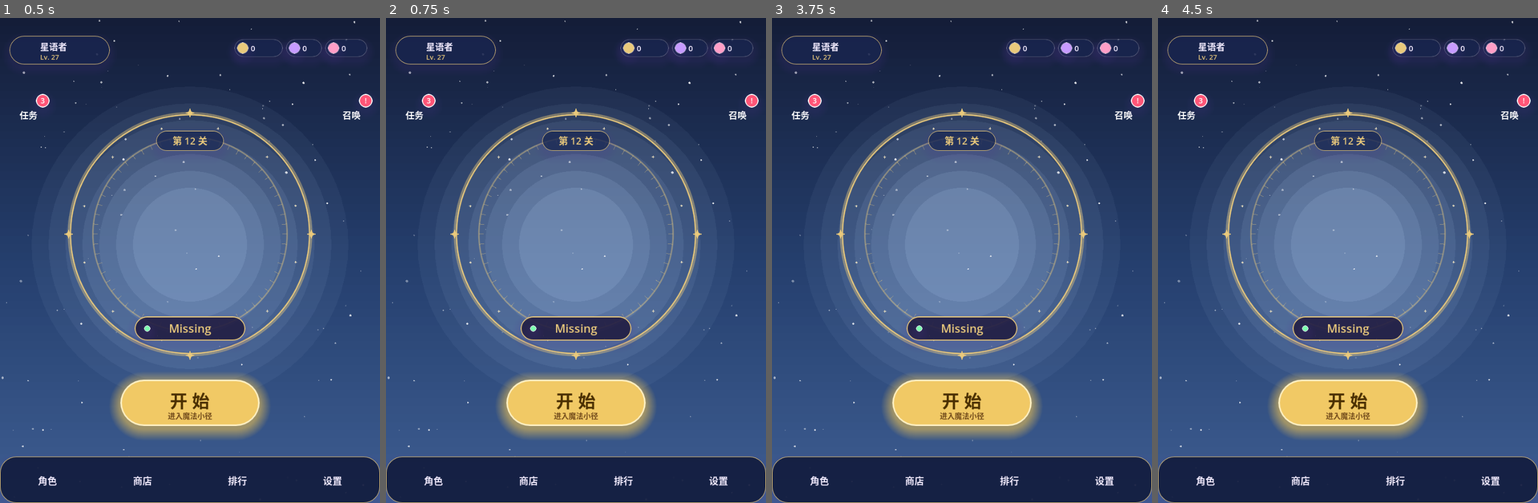
Above: before the commit, frames 1-4 (left to right).
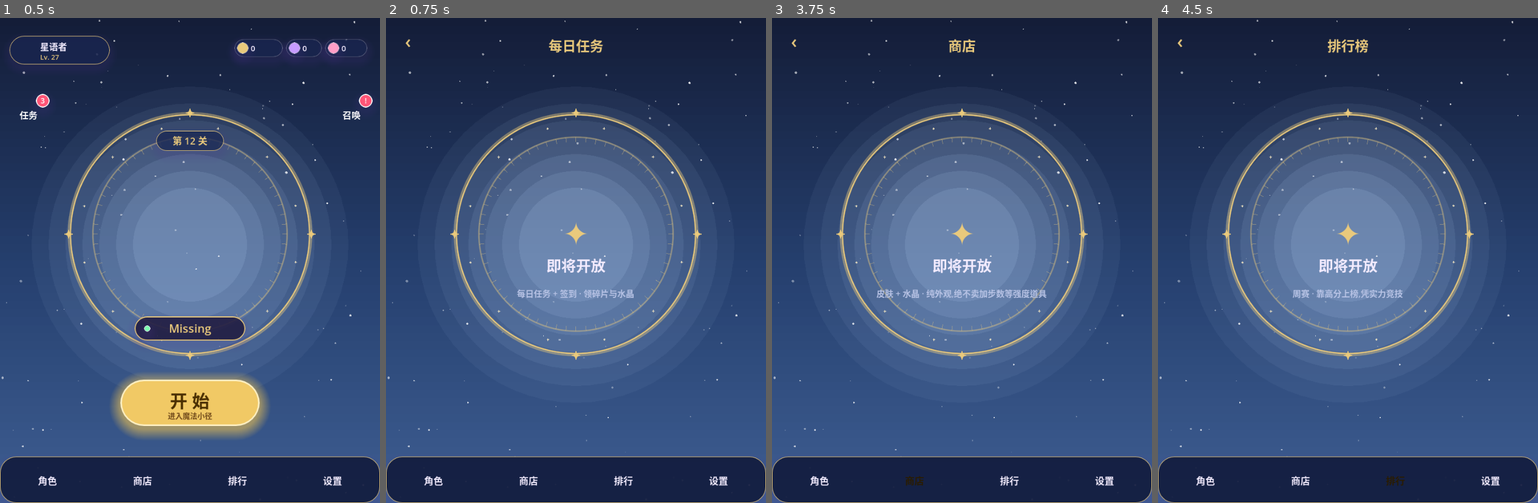
Above: after the commit, the same moments.

Repository: kumaloha/Polaris
Game: Godot game, scene res://main.tscn
The game is run twice, just before and just after one commit, with the same random seed, the same clock (stepped at 60 frames per second) and the same inputs.
Inputs (mouse positions are in pixels of both pictures, inside the frame that each line leads up to):
- Up to frame 1 (0.5 s): no input
- Up to frame 2 (0.75 s): click "任务" at 0.5 s
- Up to frame 3 (3.75 s): click (794, 42) at 1.25 s, where only the run after the commit has a clickable "‹"; click "角色" at 2 s; click "‹" at 2.75 s; click "商店" at 3.5 s
- Up to frame 4 (4.5 s): click "排行" at 4.25 s

Frame 1 is identical in both runs. In frame 2, 8.8% of the frame differs, in the area x 2-99%, y 3-87%; in frame 3, 9.0%, in the area x 2-99%, y 3-97%; in frame 4, 8.9%.

Commit message:
feat(ui): 收尾接线 — 商店/排行/任务占位屏 + 真·设置屏,消灭死按钮
占位屏 _show_placeholder(魔法阵+'即将开放'+副标+底部导航): 商店/排行(底栏)、任务(侧徽)全有去处。底部导航 4 项全接(角色/商店/排行/设置)+ 当前高亮,首页/占位/设置间可自由切换。

设置屏 _show_settings(真): 音乐/音效开关(持久化 meta.settings,音频接入后生效) + 语言(中文,英文待 i18n) + 版本 + 清除存档(确认弹窗→删 user://save.json+重置 meta+回首页)。meta_state 加 settings 字段 + 存/读档。

验证: 开关 true→false 且重载持久、清档后存档删除+owned/crystals 归零、设置/占位截图。至此全 app 导航无死按钮、无断点。GDScript 120 全绿。

Co-Authored-By: Claude Opus 4.8 <noreply@anthropic.com>

🤖 Generated with [Claude Code](https://claude.com/claude-code)

Diff:
--- a/godot/meta/meta_state.gd
+++ b/godot/meta/meta_state.gd
@@ -15,6 +15,7 @@
 var equipped_skill: String = "" # 当前装备的角色 id
 var history: Array = []          # 每局表现 [{won, stars}]，供个性化调度估技能
 var level_stars: Dictionary = {} # 关卡进度：关索引(str) -> 最佳星级，供关卡地图显示进度
+var settings: Dictionary = {"music": true, "sfx": true}   # 设置偏好(音频接入后生效)
 
 func _init() -> void:
 	enchant_page.resize(Enchants.SLOTS)
@@ -68,7 +69,7 @@
 	var d := {
 		"fragments": fragments, "crystals": crystals, "coins": coins,
 		"owned": owned, "enchant_page": enchant_page, "equipped_skill": equipped_skill,
-		"history": history, "level_stars": level_stars,
+		"history": history, "level_stars": level_stars, "settings": settings,
 	}
 	var f := FileAccess.open(SAVE_PATH, FileAccess.WRITE)
 	if f != null:
@@ -96,6 +97,10 @@
 	history = h if typeof(h) == TYPE_ARRAY else []   # 恢复历史→个性化调度跨会话累积(不重置)
 	var ls = d.get("level_stars", {})
 	level_stars = ls if typeof(ls) == TYPE_DICTIONARY else {}
+	var st = d.get("settings", {})
+	if typeof(st) == TYPE_DICTIONARY:
+		for k in st:
+			settings[k] = st[k]
 
 func _blank_page() -> Array:
 	var p := []
--- a/godot/ui/app.gd
+++ b/godot/ui/app.gd
@@ -84,7 +84,7 @@
 	_add_res_chips()
 
 	# 侧边徽章(任务/召唤)
-	_add_side_badge("任务", Color("ff7eb0"), Vector2(20, 150), "3", Callable())
+	_add_side_badge("任务", Color("ff7eb0"), Vector2(20, 150), "3", Callable(self, "_show_placeholder").bind("每日任务", "每日任务 + 签到 · 领碎片与水晶"))
 	var summon := _add_side_badge("召唤", Color("b88cf5"), Vector2(632, 150), "!", Callable(self, "_show_gacha"))
 	summon.tooltip_text = "召唤"
 
@@ -410,7 +410,12 @@
 	bar.size = Vector2(VIEW_W, 88)
 	bar.add_theme_stylebox_override("panel", _style(Color(0.07, 0.11, 0.24, 0.92), 30, C_GOLD, 1))
 	add_child(bar)
-	var items := [["角色", "character", Callable(self, "_show_character")], ["商店", "shop", Callable()], ["排行", "rank", Callable()], ["设置", "settings", Callable()]]
+	var items := [
+		["角色", "character", Callable(self, "_show_character")],
+		["商店", "shop", Callable(self, "_show_placeholder").bind("商店", "皮肤 + 水晶 · 纯外观,绝不卖加步数等强度道具")],
+		["排行", "rank", Callable(self, "_show_placeholder").bind("排行榜", "周赛 · 靠高分上榜,凭实力竞技")],
+		["设置", "settings", Callable(self, "_show_settings")],
+	]
 	var n := items.size()
 	var slot := VIEW_W / float(n)
 	for i in n:
@@ -769,6 +774,95 @@
 		parent.add_child(_label("★".repeat(s), Rect2(x - 42, y + sz * 0.5 - 2, 84, 18), 14, C_GOLD))
 
 
+# 占位屏(即将开放)：商店/排行/任务用，含底部导航可继续切换。
+func _show_placeholder(title: String, subtitle: String) -> void:
+	_clear()
+	_add_gradient_background(true)
+	var back := _round_button("‹", Rect2(18, 18, 48, 48))
+	back.z_index = 50
+	back.pressed.connect(Callable(self, "_show_home"))
+	add_child(back)
+	add_child(_label(title, Rect2(0, 32, VIEW_W, 40), 26, C_GOLD))
+	add_child(_label("✦", Rect2(0, 366, VIEW_W, 70), 60, C_GOLD))
+	add_child(_label("即将开放", Rect2(0, 448, VIEW_W, 40), 28, C_INK))
+	add_child(_label(subtitle, Rect2(50, 498, VIEW_W - 100, 48), 16, C_INK_DIM))
+	var key := "shop" if title.begins_with("商店") else ("rank" if title.begins_with("排行") else "")
+	_add_bottom_nav(key)
+
+
+# 设置屏：音乐/音效偏好(持久化) + 语言(暂中文) + 版本 + 清除存档。
+func _show_settings() -> void:
+	_clear()
+	_add_gradient_background(false)
+	var back := _round_button("‹", Rect2(18, 18, 48, 48))
+	back.z_index = 50
+	back.pressed.connect(Callable(self, "_show_home"))
+	add_child(back)
+	add_child(_label("设置", Rect2(0, 32, VIEW_W, 40), 26, C_GOLD))
+	_setting_row("音乐", "music", 168.0)
+	_setting_row("音效", "sfx", 248.0)
+	var lang := _dark_panel(Rect2(80, 328, 560, 64), 16, Color(1, 1, 1, 0.12), 1)
+	add_child(lang)
+	lang.add_child(_inner_label("语言", Rect2(22, 0, 200, 64), 19, C_INK, HORIZONTAL_ALIGNMENT_LEFT))
+	lang.add_child(_inner_label("中文(英文待接入)", Rect2(0, 0, 538, 64), 16, C_INK_DIM, HORIZONTAL_ALIGNMENT_RIGHT))
+	add_child(_label("魔法消除 · 开发版 v0.1", Rect2(0, 432, VIEW_W, 26), 15, C_INK_DIM))
+	var wipe := _button("清除存档", Rect2(210, 512, 300, 56), Color("ff8a8a"), Color("e0556b"))
+	wipe.pressed.connect(Callable(self, "_confirm_wipe"))
+	add_child(wipe)
+	_add_bottom_nav("settings")
+
+
+func _setting_row(label: String, key: String, y: float) -> void:
+	var row := _dark_panel(Rect2(80, y, 560, 64), 16, Color(1, 1, 1, 0.12), 1)
+	add_child(row)
+	row.add_child(_inner_label(label, Rect2(22, 0, 200, 64), 19, C_INK, HORIZONTAL_ALIGNMENT_LEFT))
+	var on: bool = bool(meta.settings.get(key, true)) if meta != null else true
+	var tog := Button.new()
+	tog.position = Vector2(456, 14)
+	tog.size = Vector2(84, 36)
+	tog.text = "开" if on else "关"
+	tog.add_theme_font_size_override("font_size", 16)
+	tog.add_theme_color_override("font_color", Color("2a1c00") if on else C_INK_DIM)
+	tog.add_theme_stylebox_override("normal", _style(C_GOLD if on else Color(1, 1, 1, 0.12), 999, C_GOLD if on else Color(1, 1, 1, 0.25), 2))
+	tog.pressed.connect(Callable(self, "_toggle_setting").bind(key))
+	row.add_child(tog)
+
+
+func _toggle_setting(key: String) -> void:
+	if meta == null:
+		return
+	meta.settings[key] = not bool(meta.settings.get(key, true))
+	meta.save()
+	_show_settings()
+
+
+func _confirm_wipe() -> void:
+	var dim := ColorRect.new()
+	dim.set_anchors_preset(Control.PRESET_FULL_RECT)
+	dim.color = Color(0, 0, 0, 0.62)
+	add_child(dim)
+	var panel := _dark_panel(Rect2(150, 358, 420, 200), 22, C_GOLD, 2)
+	add_child(panel)
+	panel.add_child(_inner_label("确认清除全部存档?", Rect2(0, 26, 420, 30), 20, C_INK))
+	panel.add_child(_inner_label("角色 / 铭文 / 进度将重置,不可恢复", Rect2(0, 62, 420, 24), 14, C_INK_DIM))
+	var yes := _button("确认清除", Rect2(40, 122, 150, 52), Color("ff8a8a"), Color("e0556b"))
+	yes.pressed.connect(Callable(self, "_wipe_save"))
+	panel.add_child(yes)
+	var no := _button("取消", Rect2(230, 122, 150, 52), Color("9d6cf0"), Color("7a3fe0"))
+	no.pressed.connect(Callable(self, "_show_settings"))
+	panel.add_child(no)
+
+
+func _wipe_save() -> void:
+	var p := ProjectSettings.globalize_path("user://save.json")
+	if FileAccess.file_exists(p):
+		DirAccess.remove_absolute(p)
+	meta = MetaState.new()
+	_played = {}
+	_sync_selected_to_equipped()
+	_show_home()
+
+
 func _skill_name(character: Dictionary) -> String:
 	if character.has("skill_name"):
 		return String(character["skill_name"])
